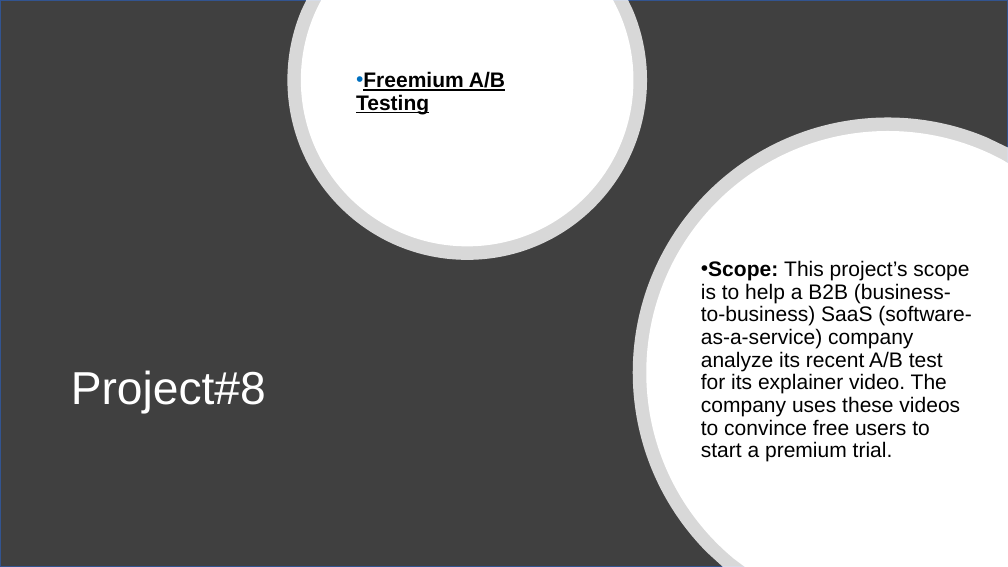
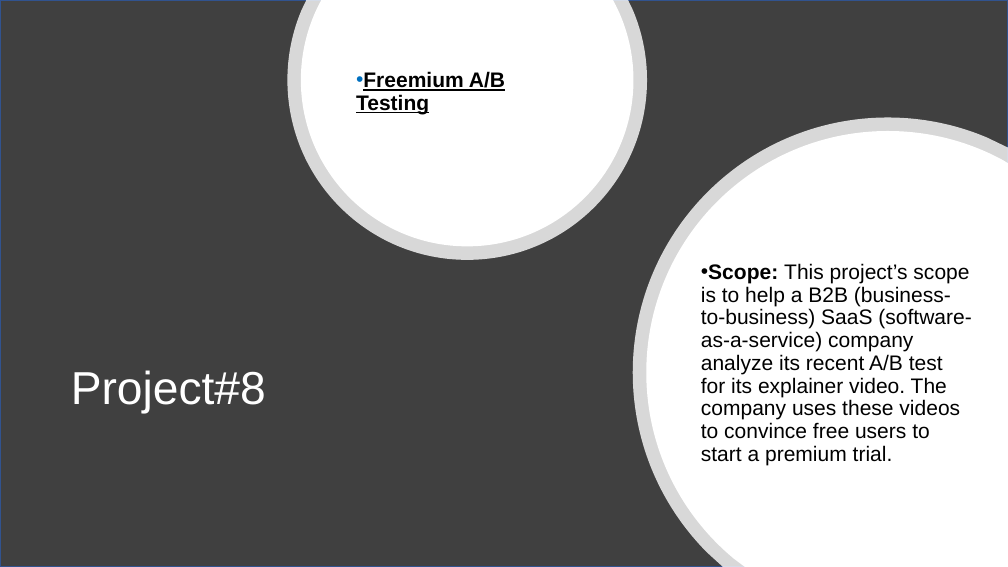
Before and after one commit to SyedNadir/freemium-ab-testing, a slide deck: slide 1 of documents/presentation/Final Presentation.pptx. Drawn at 1008x567 pixels with LibreOffice and Linux fonts; fonts in the diff are those of the drawing. Boxes give left, top, right and bottom in pixels: in the first picture for what was removed or moved away, otherwise in the second. Text is boxed around its words. In the diff, an @@ line names an element or a change of style, - is before the commit and + after.

```diff
--- a/documents/presentation/Final Presentation.pptx
+++ b/documents/presentation/Final Presentation.pptx
@@ rectangle at (x1=0, y1=0, x2=1008, y2=567): outline #325491 2 pt to #31538F 2 pt @@
@@ text "Scope: This project’s scope is ..." at (x1=701, y1=263, x2=971, y2=465): indent changed; less space between paragraphs @@
```
Also in this commit, not shown: 14 other slides changed.
